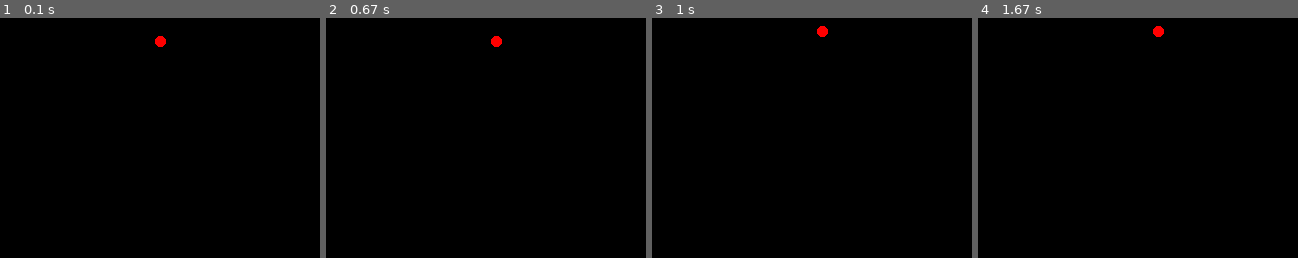
Above: before the commit, frames 1-4 (left to right).
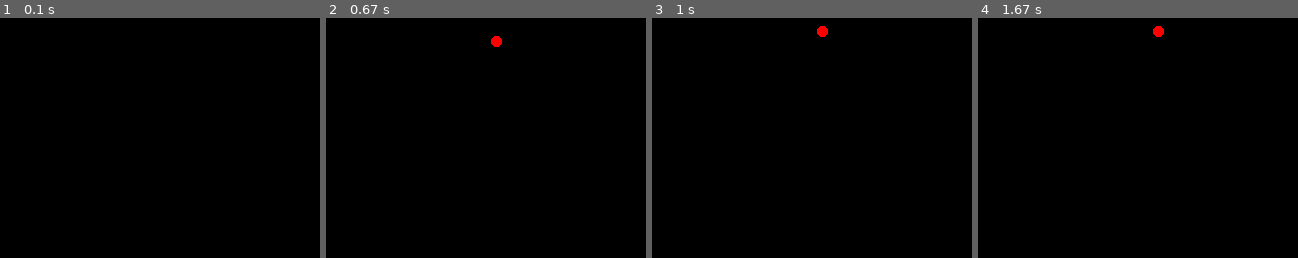
Above: after the commit, the same moments.

Repository: ARG-NCTU/oop-python-nycu
Game: pygame game, started from pygame/03_Keyboard.py
Two runs of this game, one before a commit and one after it. Both use one fixed random seed, a clock stepped at 60 frames per second and the inputs below.
Inputs:
- Up to frame 1 (0.1 s): no input
- Up to frame 2 (0.67 s): hold Right from 0.33 s (still down)
- Up to frame 3 (1 s): release Right at 0.8 s; hold Up from 0.83 s (still down)
- Up to frame 4 (1.67 s): release Up at 1.13 s; hold Right 1.17-1.63 s
The pictures show only the part of the screen within x 37-87%, y 0-50%; the shares and areas given below are measured in that part.

The runs differ from the first frame. In frame 1, 0.1% of the frame differs, in the area x 48-52%, y 7-13%; in frame 2, nothing differs; in frame 3, nothing differs; in frame 4, nothing differs.

Commit message:
update pygame/03_Keyboard.py

Diff:
--- a/pygame/03_Keyboard.py
+++ b/pygame/03_Keyboard.py
@@ -17,31 +17,28 @@
         self.dotY = random.randrange(MAX_HEIGHT)
 
     def draw(self, surface, N_PIXELS_TO_MOVE = 5):
-        screen.fill((0,0,0))
-        if event.type == pygame.KEYDOWN:
-            if event.key ==pygame.K_LEFT:
-                self.dotX  -= N_PIXELS_TO_MOVE
-                print('left')
-            elif event.key ==pygame.K_RIGHT:
-                self.dotX  += N_PIXELS_TO_MOVE
-                print('right')
-            elif event.key ==pygame.K_UP:
-                self.dotY -= N_PIXELS_TO_MOVE
-                print('up')
-            elif event.key ==pygame.K_DOWN:
-                self.dotY += N_PIXELS_TO_MOVE
-                print('down')
-            if (self.dotX  > 640) or (self.dotX  < 0) or (self.dotY > 480) or (self.dotY < 0):
-                self.dotX  = 300
-                self.dotY = 200
-                print('@@@ out of range @@@')
+        if event.key ==pygame.K_LEFT:
+            self.dotX  -= N_PIXELS_TO_MOVE
+            print('left')
+        elif event.key ==pygame.K_RIGHT:
+            self.dotX  += N_PIXELS_TO_MOVE
+            print('right')
+        elif event.key ==pygame.K_UP:
+            self.dotY -= N_PIXELS_TO_MOVE
+            print('up')
+        elif event.key ==pygame.K_DOWN:
+            self.dotY += N_PIXELS_TO_MOVE
+            print('down')
+        if (self.dotX  > 640) or (self.dotX  < 0) or (self.dotY > 480) or (self.dotY < 0):
+            self.dotX  = 300
+            self.dotY = 200
+            print('@@@ out of range @@@')
         surface.blit(self.image ,(self.dotX , self.dotY))
 
 pygame.init()
 screen = pygame.display.set_mode((SCREEN_WIDTH, SCREEN_HEIGHT))
 clock = pygame.time.Clock()
 pygame.display.set_caption('03_Keyboard')
-screen.fill((0,0,0))
 
 #load image
 dot = pygame.image.load('./img/dot.png').convert_alpha()
@@ -55,7 +52,9 @@
         #quit game
         if event.type == pygame.QUIT:
             run = False
-        start_keyboard.draw(screen, 10)
+        if event.type == pygame.KEYDOWN:
+            screen.fill((0,0,0))
+            start_keyboard.draw(screen, 10)
 
     pygame.display.update()
     clock.tick(FRAMES_PER_SECOND)
